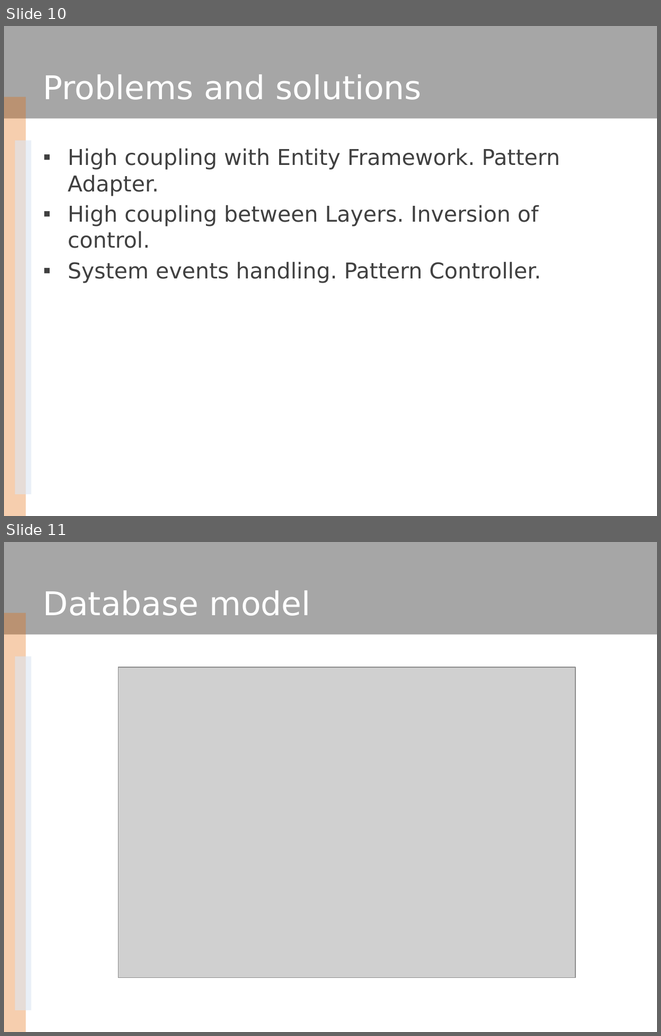
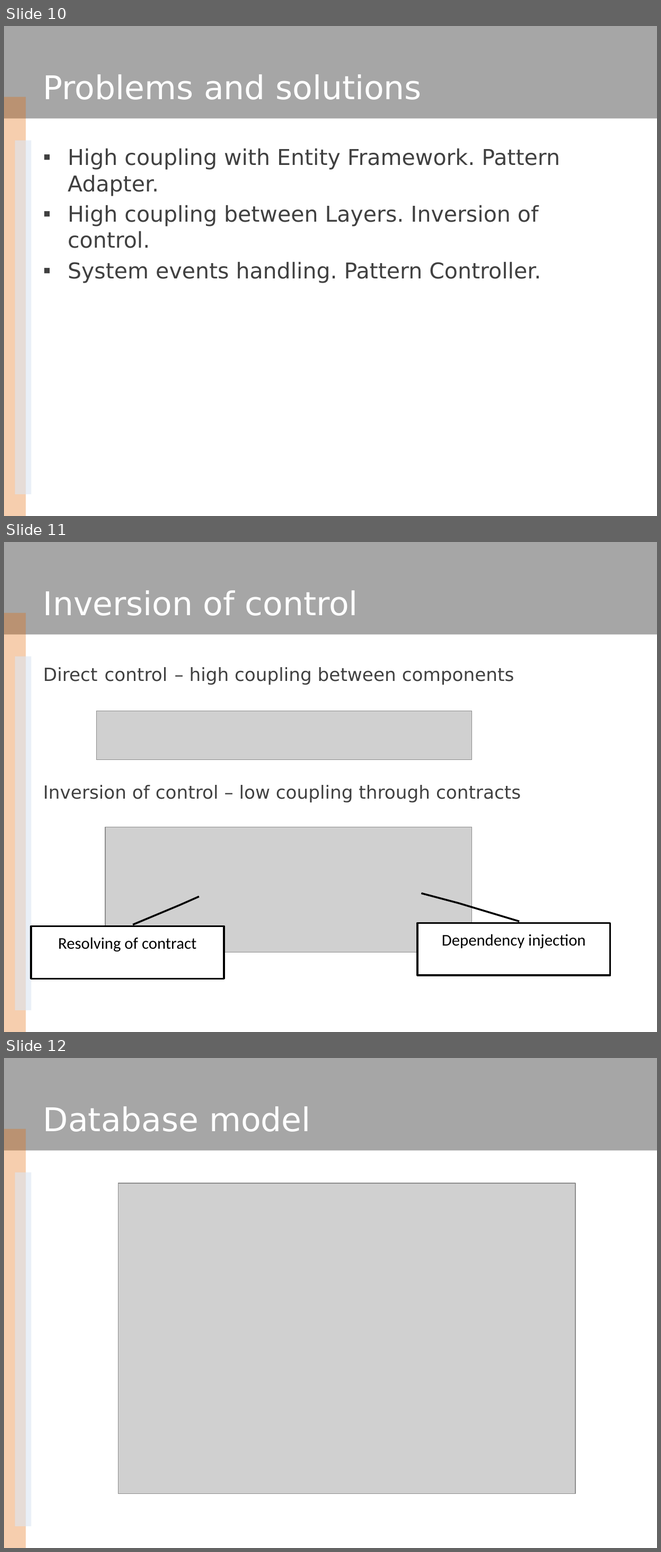
Before and after one commit to tinwin/asp-net-foto-galery, a slide deck: Documentation/Presentation template new.pptx. Shown one above the other, each under a label of ours: slides 10 and 11 before the commit, slides 10, 11 and 12 after it. The pictures are 661x1036 and 661x1552 pixels, drawn with LibreOffice and Linux fonts; fonts in the diff are those of the drawing; grey boxes stand for pictures; background and template pictures are left out. Boxes give left, top, right and bottom in pixels: in the first picture for what was removed or moved away, otherwise in the second. Text is boxed around its words. In the diff, an @@ line names an element or a change of style, - is before the commit and + after.

Commit message:
Last presentation update.

```diff
--- a/Documentation/Presentation template new.pptx
+++ b/Documentation/Presentation template new.pptx
@@ slide 11 added at (x1=4, y1=542, x2=657, y2=1032), background #FFFFFF; not listed: 3 template elements that a slide beside it also shows @@
@@ title added at (x1=43, y1=590, x2=358, y2=616), 36 pt, text #FFFFFF @@
+Inversion of control
@@ text added at (x1=43, y1=667, x2=521, y2=802), 20 pt, text #404040 @@
+Direct control – high coupling between components
+Inversion of control – low coupling through contracts
@@ picture added at (x1=97, y1=711, x2=472, y2=759) @@
@@ picture added at (x1=105, y1=827, x2=472, y2=952) @@
@@ border callout added at (x1=417, y1=923, x2=610, y2=975), fill #FFFFFF, outline #000000 2 pt, 18 pt, text #000000 @@
+Dependency injection
@@ border callout added at (x1=32, y1=926, x2=224, y2=978), fill #FFFFFF, outline #000000 2 pt, 18 pt, text #000000 @@
+Resolving of contract
@@ what was slide 11 is now slide 12 @@
```
Also in this commit, not shown: 6 slides changed, 3 slides removed, 1 other file.
